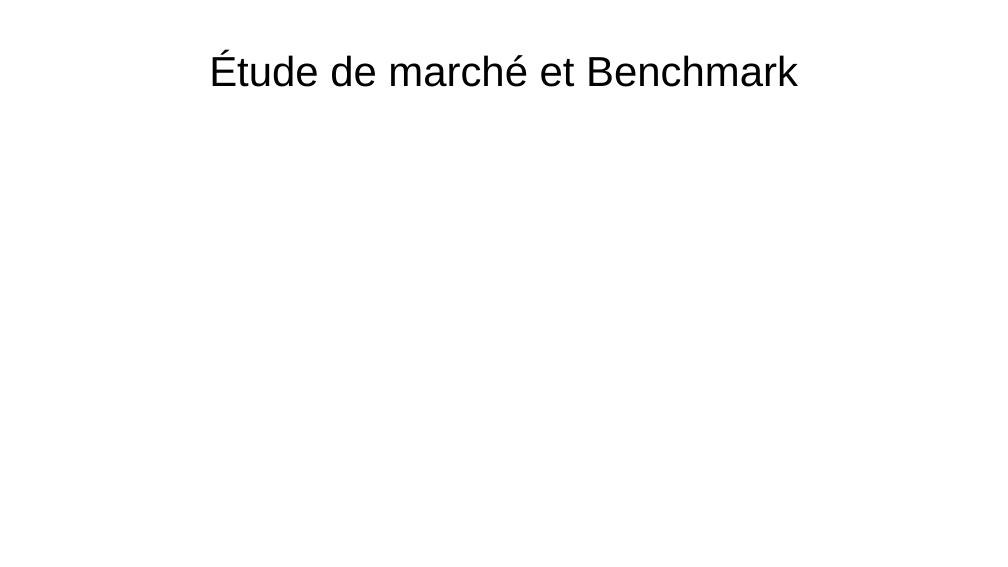
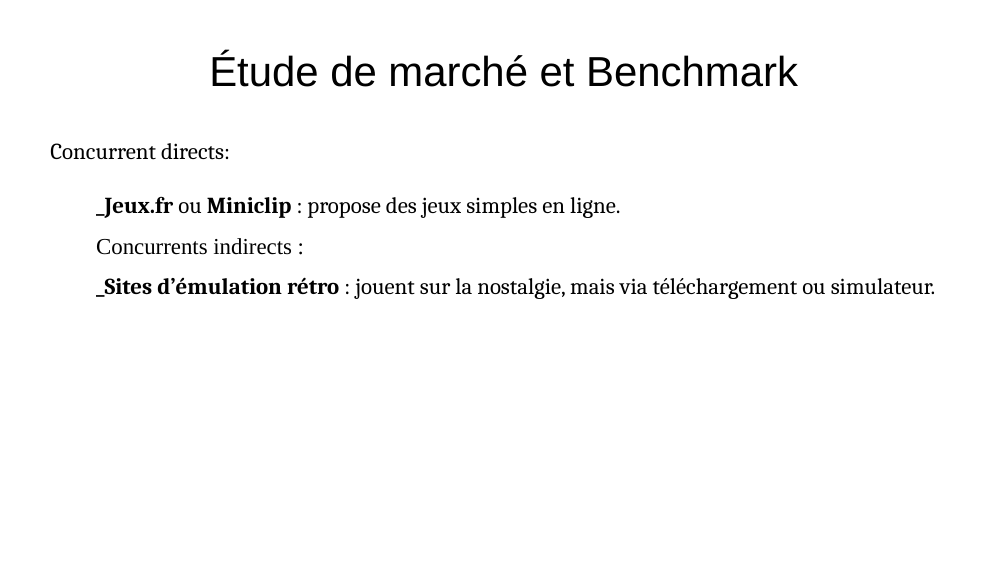
Before and after one commit to Cboukhal/projet_groupe, a slide deck: slide 11 of Camil/powerpoint/powerpoint_prototype.odp (slide 6 before the commit). Drawn at 1008x567 pixels with LibreOffice and Linux fonts; fonts in the diff are those of the drawing; background and template pictures are left out. Boxes give left, top, right and bottom in pixels: in the first picture for what was removed or moved away, otherwise in the second. Text is boxed around its words. In the diff, an @@ line names an element or a change of style, - is before the commit and + after.

```diff
--- a/Camil/powerpoint/powerpoint_prototype.odp
+++ b/Camil/powerpoint/powerpoint_prototype.odp
@@ text added at box(50, 143, 936, 299), 18 pt, text #000000 @@
+Concurrent directs:
+_Jeux.fr ou Miniclip : propose des jeux simples en ligne.
+Concurrents indirects :
+_Sites d’émulation rétro : jouent sur la nostalgie, mais via téléchargement ou simulateur.
```
Also in this commit, not shown: 1 other slide changed, 6 slides added, 1 slide removed.
